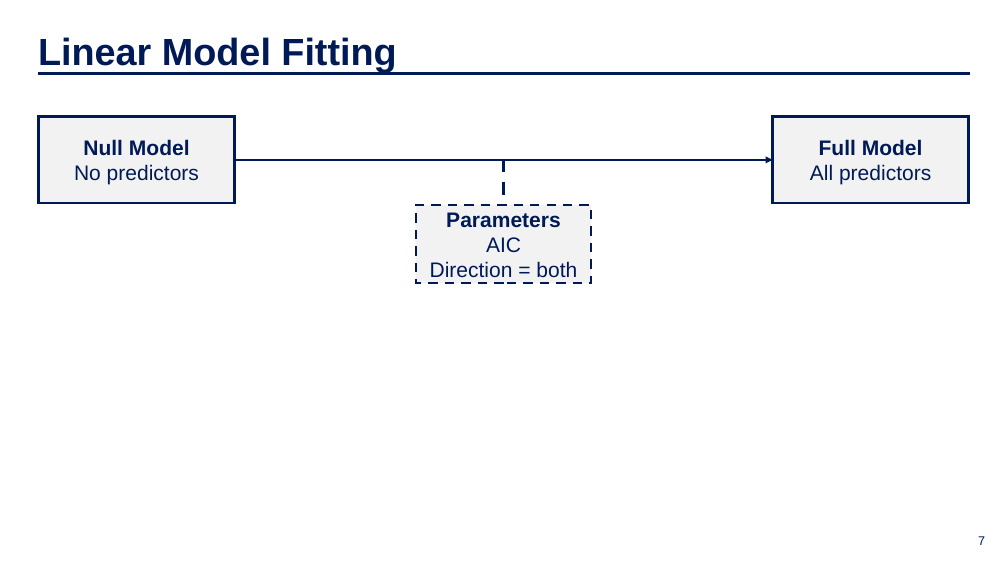
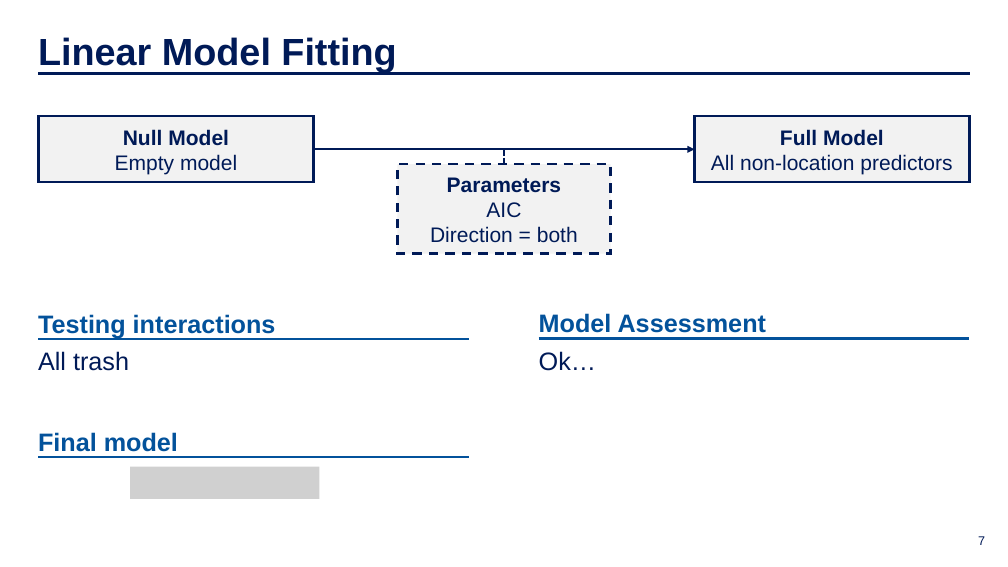
Before and after one commit to IDS-702-F21/team-project-2-streetrx-and-voting-in-nc-yellowfellows, a slide deck: slide 7 of Presentation/slide_deck.pptx. Drawn at 1008x567 pixels with LibreOffice and Linux fonts; fonts in the diff are those of the drawing; grey boxes stand for pictures; background and template pictures are left out. Boxes give left, top, right and bottom in pixels: in the first picture for what was removed or moved away, otherwise in the second. Text is boxed around its words. In the diff, an @@ line names an element or a change of style, - is before the commit and + after.

```diff
--- a/Presentation/slide_deck.pptx
+++ b/Presentation/slide_deck.pptx
@@ rectangle "Null Model": place and size @@
-rectangle "Null Model" at box(39, 116, 234, 203)
+rectangle "Null Model" at box(39, 116, 314, 182)
@@ rectangle "Full Model": place and size @@
-rectangle "Full Model" at box(773, 116, 969, 203)
+rectangle "Full Model" at box(695, 116, 970, 182)
@@ text in rectangle at box(115, 154, 237, 174): text changed @@
-No predictors
+Empty model
@@ arrow moved from (234, 160) - (773, 160) to (314, 150) - (695, 150) @@
@@ rectangle "Parameters": place and size @@
-rectangle "Parameters" at box(416, 205, 591, 283)
+rectangle "Parameters" at box(398, 164, 611, 253)
@@ line moved from (504, 160) - (504, 205) to (504, 150) - (504, 164) @@
@@ line (504, 150) - (504, 164): stroke #001A57 3 pt dashed to #001A57 2 pt dashed @@
@@ text in rectangle at box(711, 154, 952, 174): text changed @@
-All predictors
+All non-location predictors
@@ text added at box(38, 314, 276, 338), 24 pt, text #03529B, bold @@
+Testing interactions
@@ text added at box(539, 313, 766, 338), 24 pt, text #03529B, bold @@
+Model Assessment
@@ line added from (38, 339) to (469, 339), #03529B 2.25 pt @@
@@ text added at box(38, 351, 129, 371), 24 pt, text #001A57 @@
+All trash
@@ line added from (539, 339) to (969, 339), #03529B 2.25 pt @@
@@ text added at box(539, 351, 596, 371), 24 pt, text #001A57 @@
+Ok…
@@ text added at box(38, 432, 178, 457), 24 pt, text #03529B, bold @@
+Final model
@@ line added from (38, 457) to (469, 457), #03529B 2.25 pt @@
@@ picture added at box(130, 467, 320, 499) @@
@@ rectangle added at box(22, 488, 153, 551), fill #FFFFFF, outline #FFFFFF 1 pt @@
```
Also in this commit, not shown: 5 other slides changed, 2 slides added, 1 slide removed, 2 other files.
